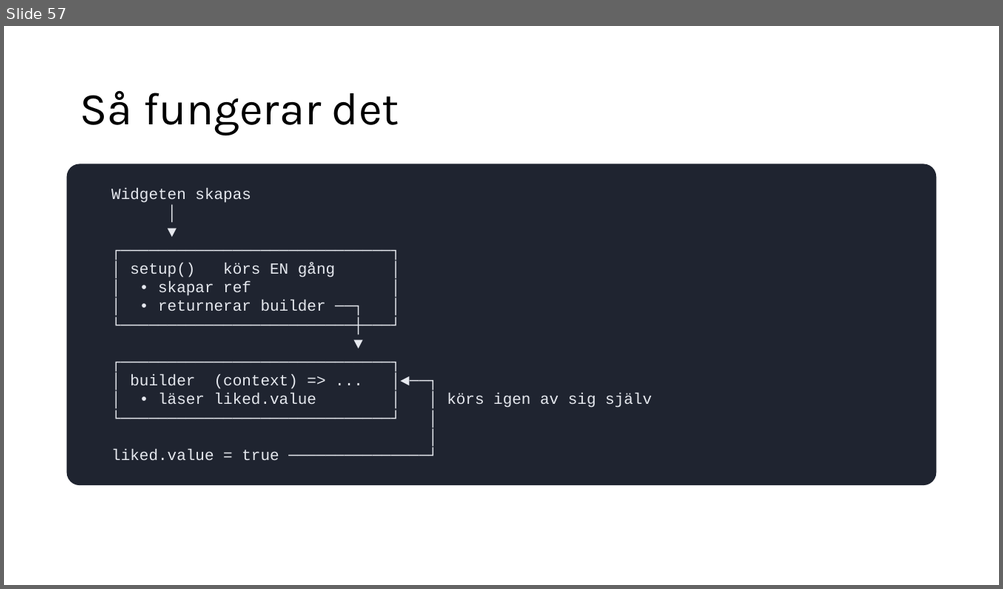
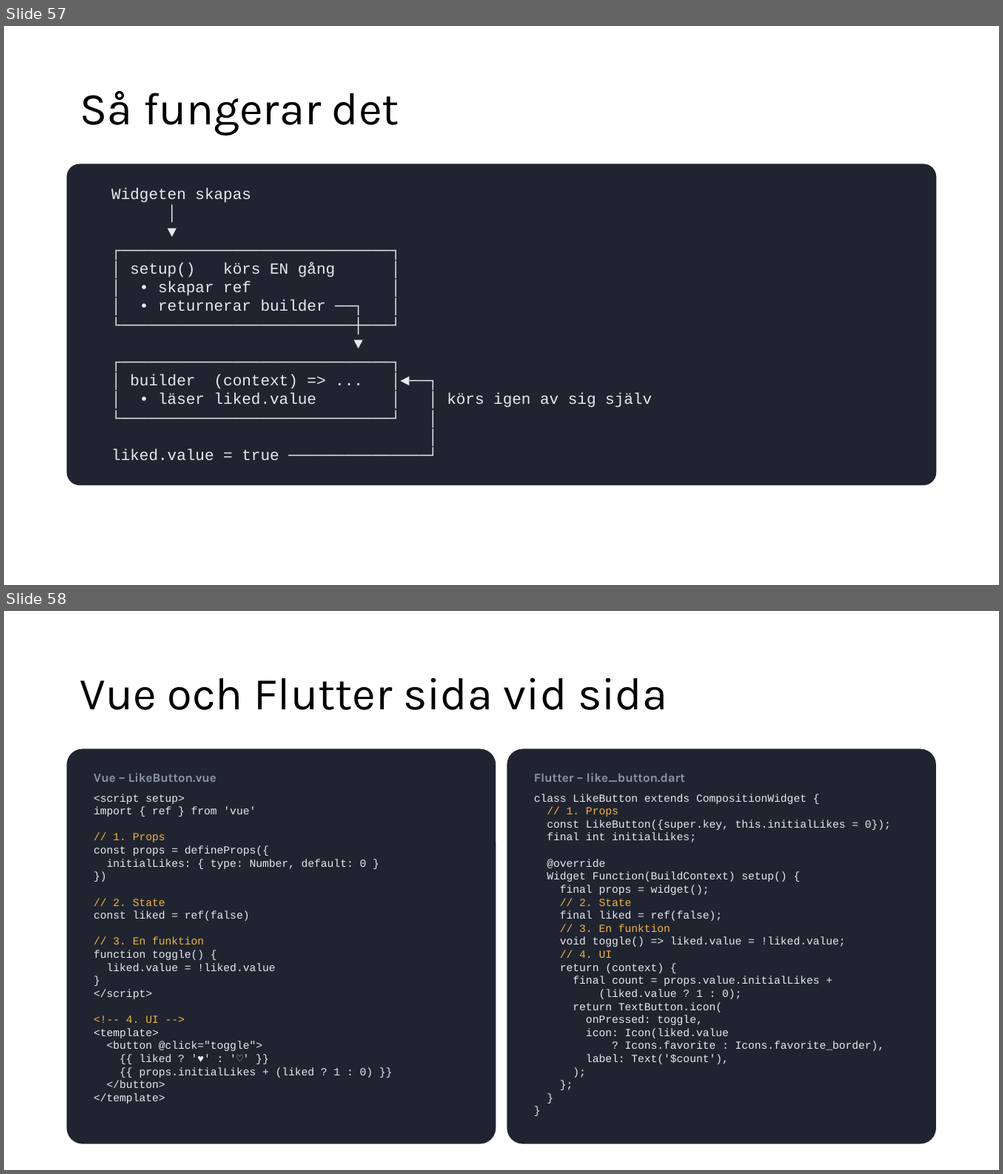
Before and after one commit to abbjetmus/pocketbase-flutter-kurs, a slide deck: Databaser och mobilapputveckling - sammanfattning.pptx. Shown one above the other, each under a label of ours: slide 57 before the commit, slides 57 and 58 after it. The pictures are 1003x589 and 1003x1174 pixels, drawn with LibreOffice and Linux fonts; fonts in the diff are those of the drawing. Boxes give left, top, right and bottom in pixels: in the first picture for what was removed or moved away, otherwise in the second. Text is boxed around its words. In the diff, an @@ line names an element or a change of style, - is before the commit and + after.

```diff
--- a/Databaser och mobilapputveckling - sammanfattning.pptx
+++ b/Databaser och mobilapputveckling - sammanfattning.pptx
@@ slide 58 added at [4,611,999,1170], background #FFFFFF @@
@@ title added at [79,678,667,710], 44 pt, text #000000 @@
+Vue och Flutter sida vid sida
@@ rounded rectangle added at [67,749,495,1145], fill #1F2430, 10.5 pt, text #E6E9EF @@
+Vue – LikeButton.vue
+<script setup>
+import { ref } from 'vue'
+// 1. Props
+const props = defineProps({
+initialLikes: { type: Number, default: 0 }
+})
+// 2. State
+const liked = ref(false)
+// 3. En funktion
+function toggle() {
+liked.value = !liked.value
+}
+</script>
+<!-- 4. UI -->
+<template>
+<button @click="toggle">
+{{ liked ? '♥' : '♡' }}
+{{ props.initialLikes + (liked ? 1 : 0) }}
+</button>
+</template>
@@ rounded rectangle added at [507,749,936,1145], fill #1F2430, 10.5 pt, text #E6E9EF @@
+Flutter – like_button.dart
+class LikeButton extends CompositionWidget {
+// 1. Props
+const LikeButton({super.key, this.initialLikes = 0});
+final int initialLikes;
+@override
+Widget Function(BuildContext) setup() {
+final props = widget();
+// 2. State
+final liked = ref(false);
+// 3. En funktion
+void toggle() => liked.value = !liked.value;
+// 4. UI
+return (context) {
+final count = props.value.initialLikes +
+(liked.value ? 1 : 0);
+return TextButton.icon(
+onPressed: toggle,
+icon: Icon(liked.value
+? Icons.favorite : Icons.favorite_border),
+label: Text('$count'),
+);
+};
+}
+}
```
Also in this commit, not shown: 2 other files.
